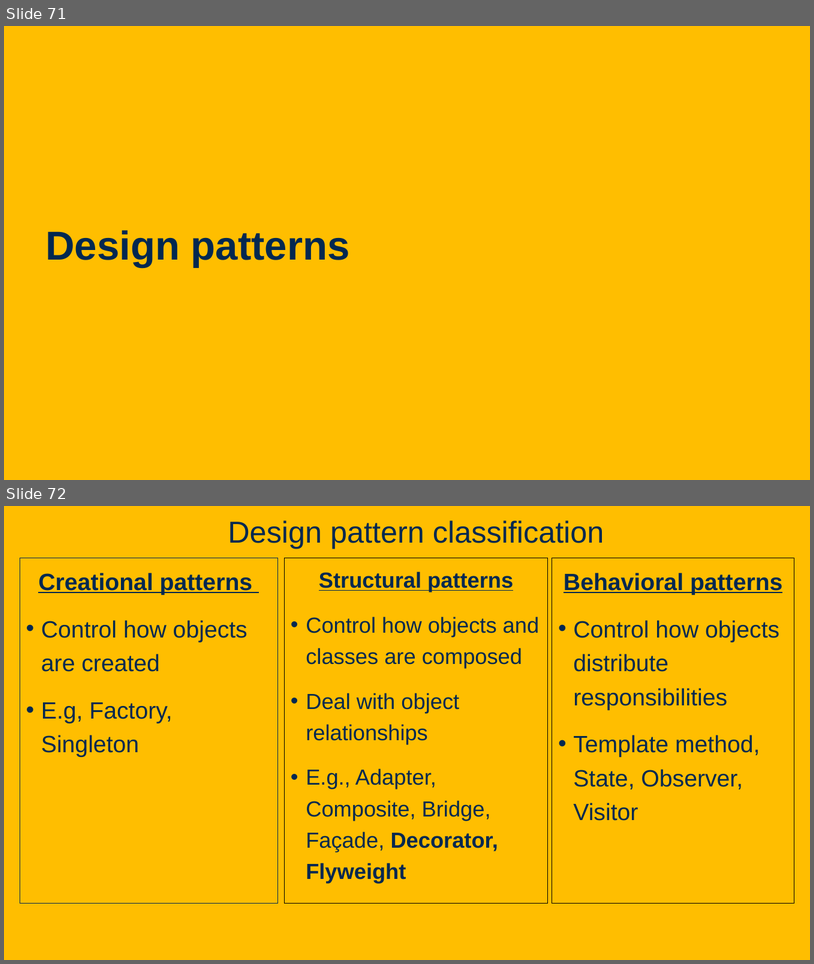
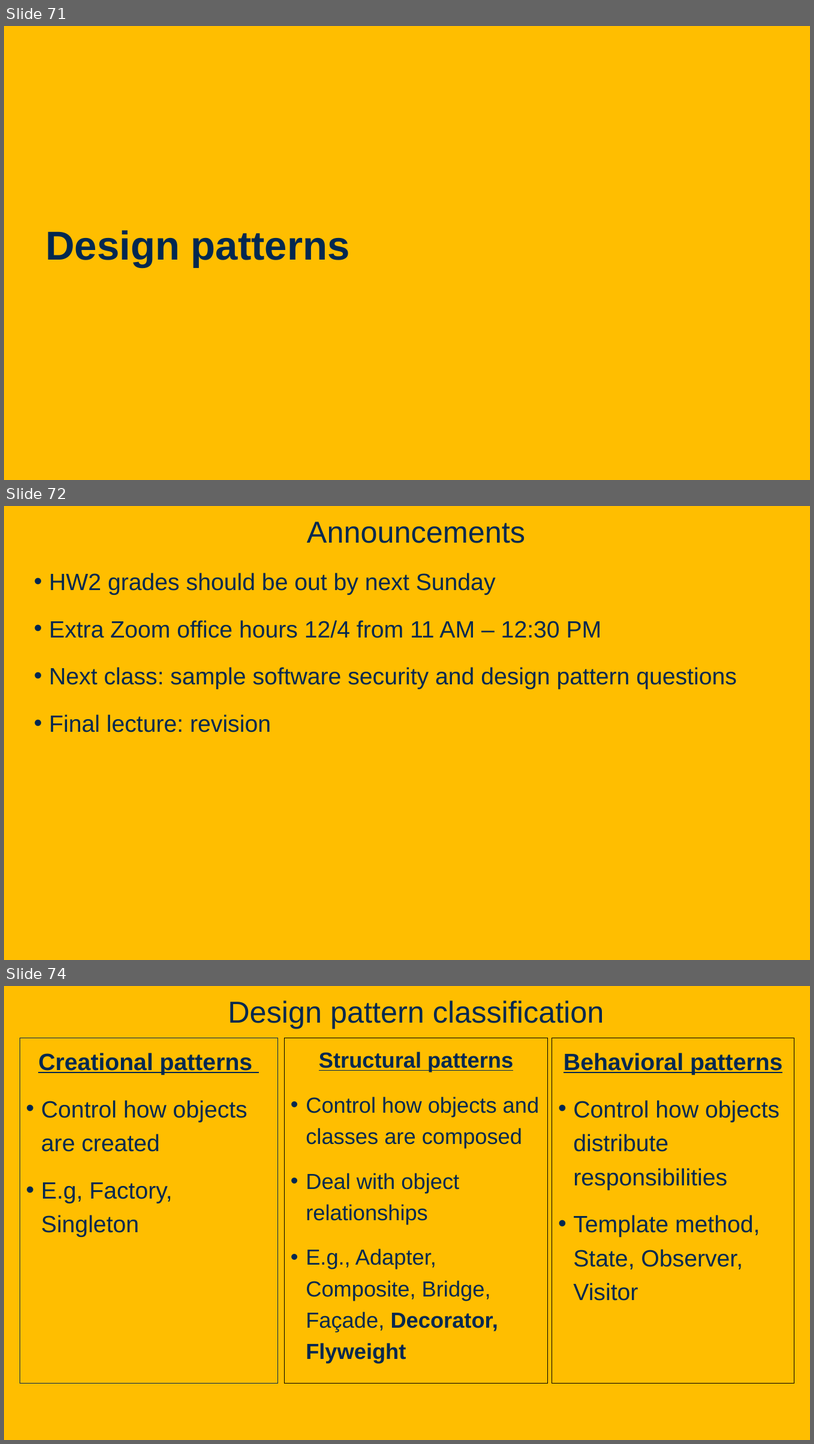
Before and after one commit to davsec-teaching/ecs160-f25, a slide deck: slides/8_design_patterns.pptx. Shown one above the other, each under a label of ours: slides 71 and 72 before the commit, slides 71, 72 and 74 after it; the slides between them are not shown. The pictures are 814x964 and 814x1444 pixels, drawn with LibreOffice and Linux fonts; fonts in the diff are those of the drawing; background and template pictures are left out. Boxes give left, top, right and bottom in pixels: in the first picture for what was removed or moved away, otherwise in the second. Text is boxed around its words. In the diff, an @@ line names an element or a change of style, - is before the commit and + after.

Commit message:
updated design patterns slide

```diff
--- a/slides/8_design_patterns.pptx
+++ b/slides/8_design_patterns.pptx
@@ slide 72 added at (4,506,810,960), background picture (left out) @@
@@ title added at (307,522,525,543), 36 pt, text #022850 @@
+Announcements
@@ text added at (49,573,737,732), 28 pt, text #022850 @@
+• HW2 grades should be out by next Sunday
+• Extra Zoom office hours 12/4 from 11 AM – 12:30 PM
+• Next class: sample software security and design pattern questions
+• Final lecture: revision
@@ what was slide 72 is now slide 74 @@
```
Also in this commit, not shown: 9 slides changed, 9 other slides added.
